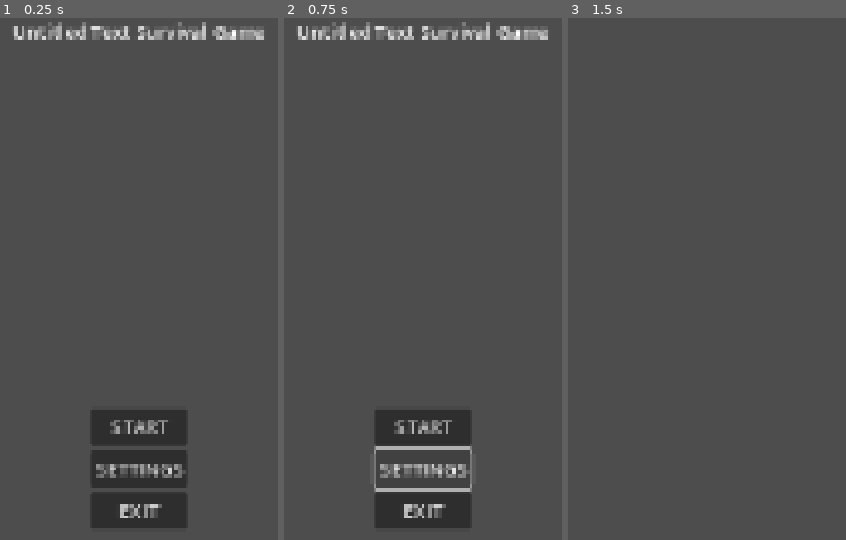
Above: before the commit, frames 1-3 (left to right).
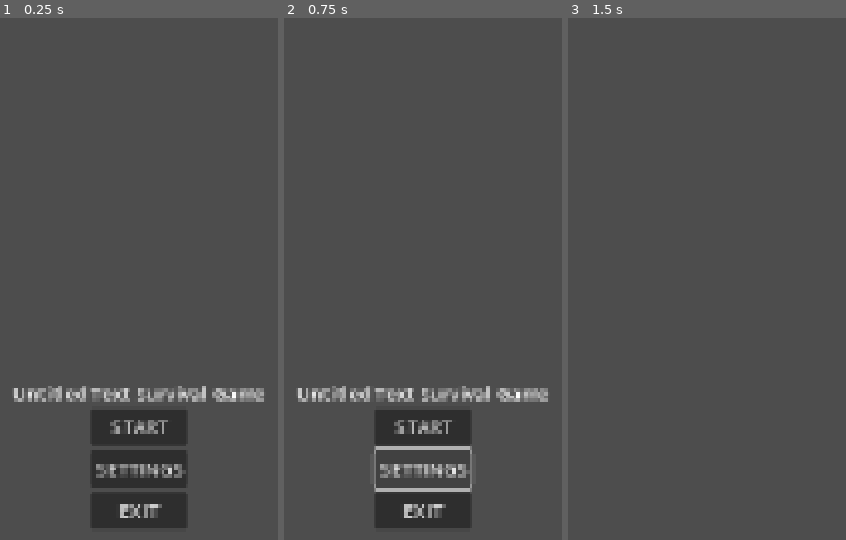
Above: after the commit, the same moments.

Repository: Rellzy27/TextBasedGame
Game: Godot game, scene res://Menu.tscn
The game is run twice, just before and just after one commit, with the same random seed, the same clock (stepped at 60 frames per second) and the same inputs. This scene is started directly instead of the project's main scene.
Inputs:
- Up to frame 1 (0.25 s): no input
- Up to frame 2 (0.75 s): click "SETTINGS" at 0.5 s
- Up to frame 3 (1.5 s): click "START" at 1.25 s

The runs differ from the first frame. In frame 1, 3.2% of the frame differs, in the area x 5-95%, y 0-74%; in frame 2, 3.2%; in frame 3, nothing differs.

Commit message:
adding menu

Diff:
--- a/Main.tscn
+++ b/Main.tscn
@@ -1,3 +1,3 @@
 [gd_scene format=3 uid="uid://yf3ovtu5k5bo"]
 
-[node name="Node2D" type="Node2D"]
+[node name="Main" type="Node"]
--- a/Menu.tscn
+++ b/Menu.tscn
@@ -39,16 +39,21 @@
 
 [node name="Title" type="VBoxContainer" parent="."]
 layout_mode = 1
-anchors_preset = 5
+anchors_preset = 8
 anchor_left = 0.5
+anchor_top = 0.5
 anchor_right = 0.5
+anchor_bottom = 0.5
 offset_left = -108.0
+offset_top = -75.5
 offset_right = 108.0
-offset_bottom = 23.0
+offset_bottom = -52.5
 grow_horizontal = 2
+grow_vertical = 2
 
 [node name="Label" type="Label" parent="Title"]
 layout_mode = 2
 text = "Untitled Text Survival Game"
 
 [connection signal="pressed" from="VBoxContainer/Start_Buttton" to="." method="_on_start_buttton_pressed"]
+[connection signal="pressed" from="VBoxContainer/Exit_Button" to="." method="_on_exit_button_pressed"]
--- a/Scripts/Menu/menu.gd
+++ b/Scripts/Menu/menu.gd
@@ -3,3 +3,9 @@
 
 func _on_start_buttton_pressed() -> void:
 	get_tree().change_scene_to_file("res://Main.tscn")
+
+
+
+
+func _on_exit_button_pressed() -> void:
+	get_tree().quit()
--- /dev/null
+++ b/Scripts/Menu/settings.gd
@@ -0,0 +1,5 @@
+extends Control
+
+
+func _on_check_button_toggled(toggled_on: bool) -> void:
+	DisplayServer.window_set_vsync_mode(DisplayServer.VSYNC_ENABLED)
--- /dev/null
+++ b/Settings.tscn
@@ -0,0 +1,52 @@
+[gd_scene load_steps=2 format=3 uid="uid://bgavt3h1g4eb7"]
+
+[ext_resource type="Script" uid="uid://bqbyo6kxylhai" path="res://Scripts/Menu/settings.gd" id="1_bvb5x"]
+
+[node name="Menu_Settings" type="Control"]
+layout_mode = 3
+anchors_preset = 15
+anchor_right = 1.0
+anchor_bottom = 1.0
+grow_horizontal = 2
+grow_vertical = 2
+script = ExtResource("1_bvb5x")
+
+[node name="VBoxContainer" type="VBoxContainer" parent="."]
+layout_mode = 1
+anchors_preset = 8
+anchor_left = 0.5
+anchor_top = 0.5
+anchor_right = 0.5
+anchor_bottom = 0.5
+offset_left = -20.0
+offset_top = -20.0
+offset_right = 20.0
+offset_bottom = 20.0
+grow_horizontal = 2
+grow_vertical = 2
+
+[node name="CheckButton" type="CheckButton" parent="VBoxContainer"]
+layout_mode = 2
+text = "VSYNC"
+
+[node name="Title" type="VBoxContainer" parent="."]
+layout_mode = 1
+anchors_preset = 8
+anchor_left = 0.5
+anchor_top = 0.5
+anchor_right = 0.5
+anchor_bottom = 0.5
+offset_left = -35.0
+offset_top = -72.0
+offset_right = 39.0
+offset_bottom = -32.0
+grow_horizontal = 2
+grow_vertical = 2
+
+[node name="Label" type="Label" parent="Title"]
+layout_mode = 2
+size_flags_horizontal = 4
+text = "SETTINGS"
+horizontal_alignment = 1
+
+[connection signal="toggled" from="VBoxContainer/CheckButton" to="." method="_on_check_button_toggled"]
Not shown, added: Scripts/Menu/settings.gd.uid
